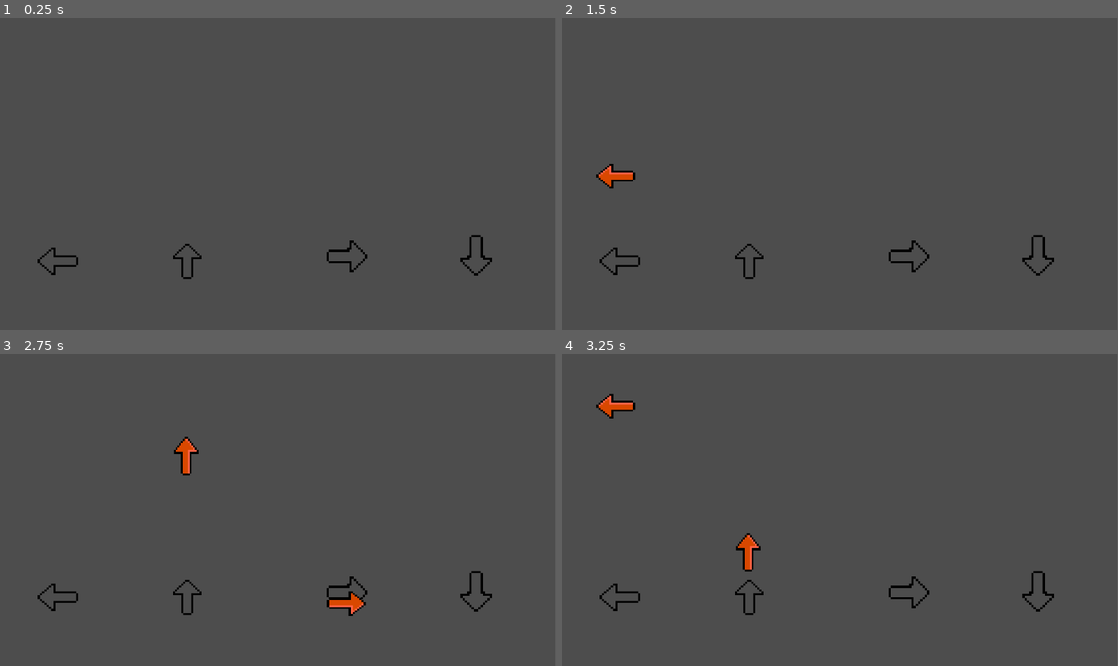
Above: before the commit, frames 1-4 (two rows, left to right).
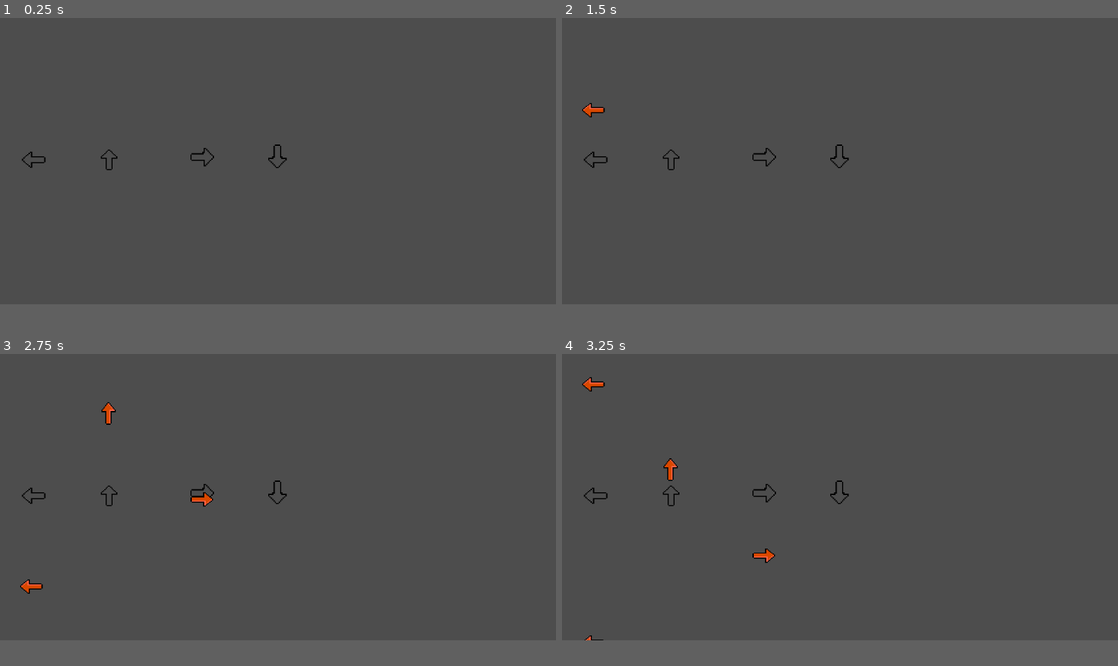
Above: after the commit, the same moments.

Repository: GabrielVelasquez7/Florentino-diablo
Game: Godot game, scene res://Mundo.tscn
Two runs of this game, one before a commit and one after it. Both use one fixed random seed, a clock stepped at 60 frames per second and the inputs below.
Inputs:
- Up to frame 1 (0.25 s): no input
- Up to frame 2 (1.5 s): tap Enter at 0.5 s; hold Right (ui_right) 0.53-1.28 s; hold Down (ui_down) from 1.28 s (still down)
- Up to frame 3 (2.75 s): release Down (ui_down) at 2.03 s; hold Right (ui_right) from 2.03 s (still down)
- Up to frame 4 (3.25 s): release Right (ui_right) at 2.78 s; hold Up (ui_up) from 2.78 s (still down)
In our replay, the window is 799x449 before the commit and 800x412 after it. These sizes can differ from the game's own. Grey fills any space a smaller window leaves; there, only what the larger window draws over its background counts as a difference.

The runs differ from the first frame. In frame 1, 0.8% of the frame differs, in the area x 3-89%, y 40-84%; in frame 2, 1.1%; in frame 3, 1.6%; in frame 4, 1.6%, in the area x 3-89%, y 7-92%.

Commit message:
ajustes:(

Diff:
--- a/project.godot
+++ b/project.godot
@@ -15,6 +15,11 @@
 config/features=PackedStringArray("4.1", "GL Compatibility")
 config/icon="res://icon.svg"
 
+[display]
+
+window/size/viewport_width=1980
+window/size/viewport_height=1020
+
 [rendering]
 
 renderer/rendering_method="gl_compatibility"
